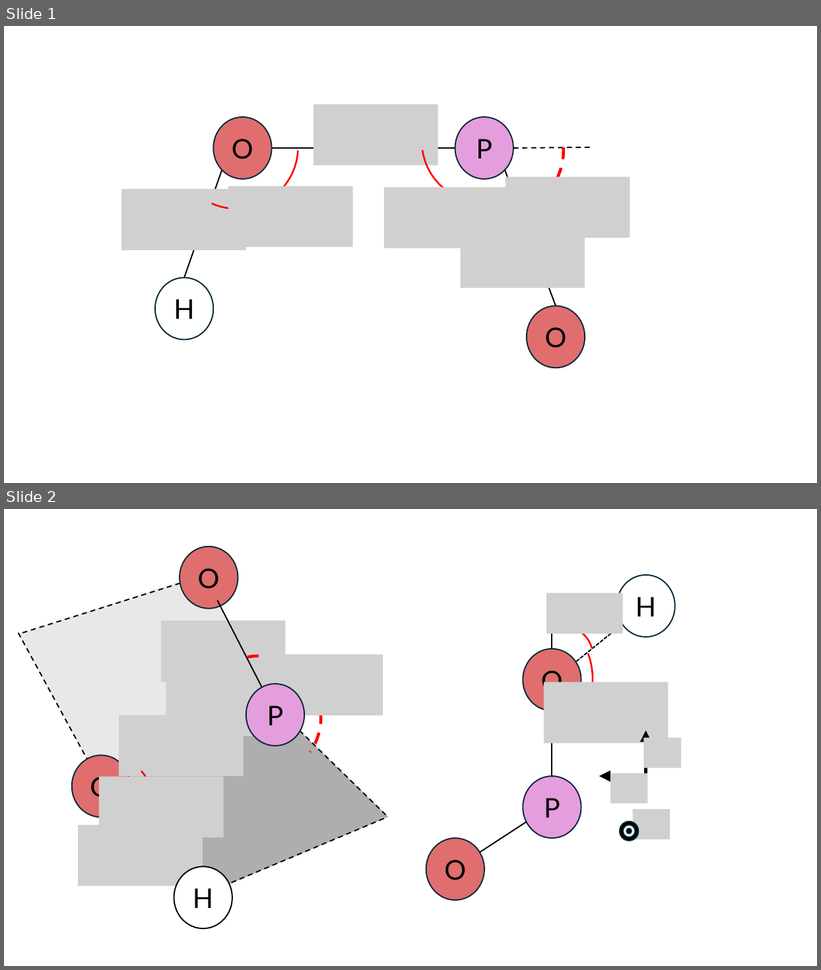
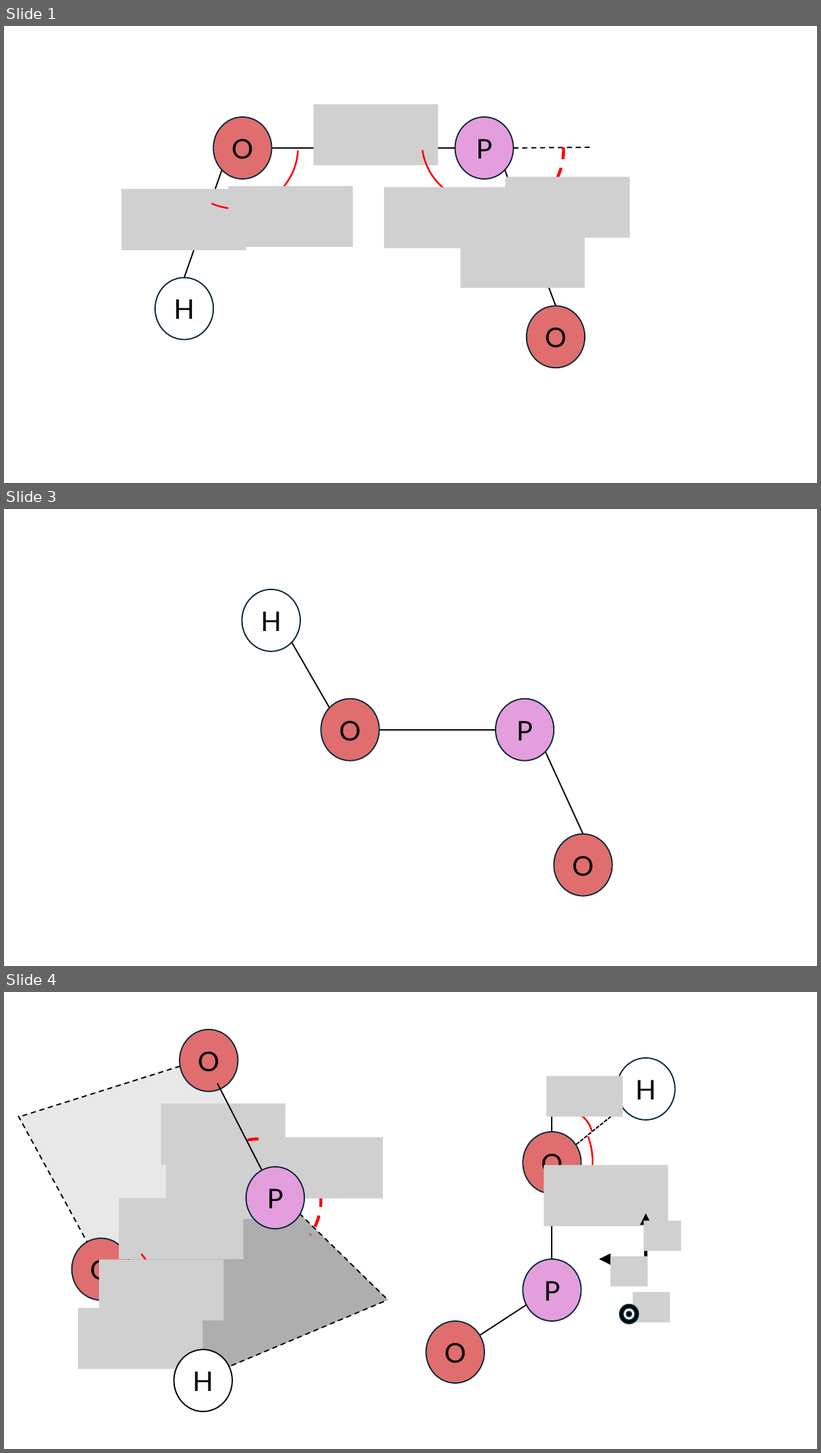
Before and after one commit to R-y-a-n-M-o-k/HOPO-Codes, a slide deck: manuscript_figures.pptx. Shown one above the other, each under a label of ours: slides 1 and 2 before the commit, slides 1, 3 and 4 after it; the slides between them are not shown. The pictures are 821x970 and 821x1453 pixels, drawn with LibreOffice and Linux fonts; fonts in the diff are those of the drawing; grey boxes stand for pictures. Boxes give left, top, right and bottom in pixels: in the first picture for what was removed or moved away, otherwise in the second. Text is boxed around its words. In the diff, an @@ line names an element or a change of style, - is before the commit and + after.

```diff
--- a/manuscript_figures.pptx
+++ b/manuscript_figures.pptx
@@ slide 3 added at (4,509,817,966), background #FFFFFF @@
@@ group added at (242,590,613,896): 4 ellipses, 3 lines @@
+H
+O
+P
+O
@@ what was slide 2 is now slide 4 @@
```
Also in this commit, not shown: 1 slide changed, 2 other slides added, 11 other files.
